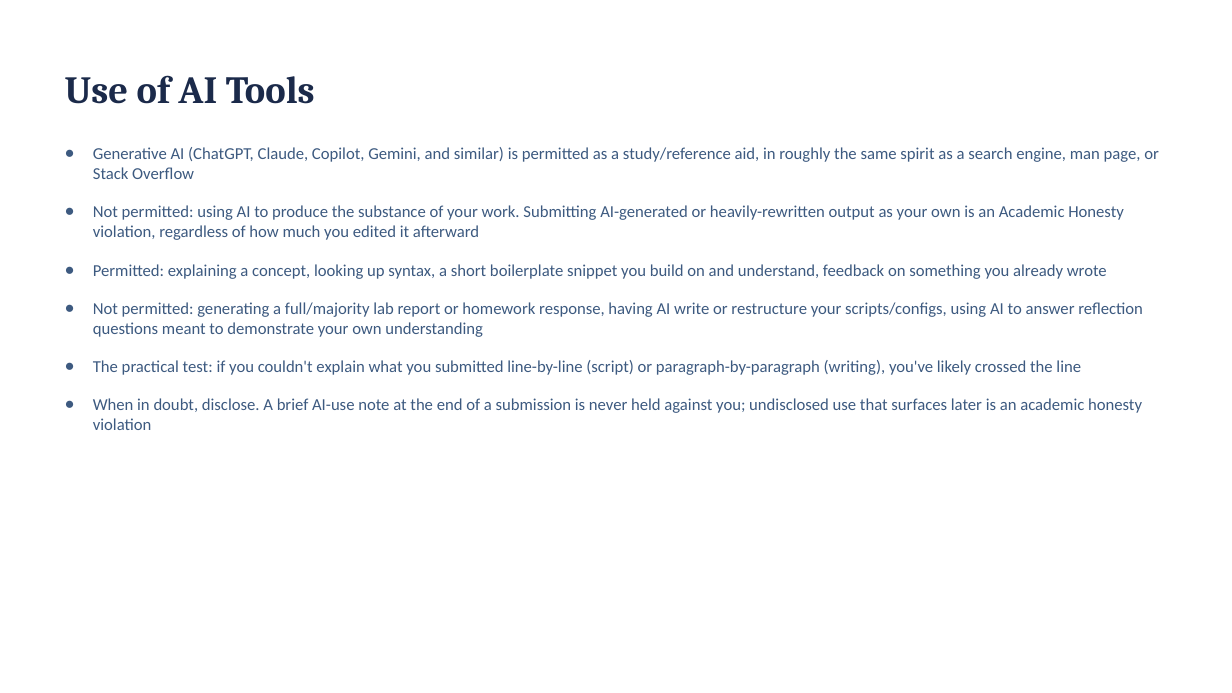
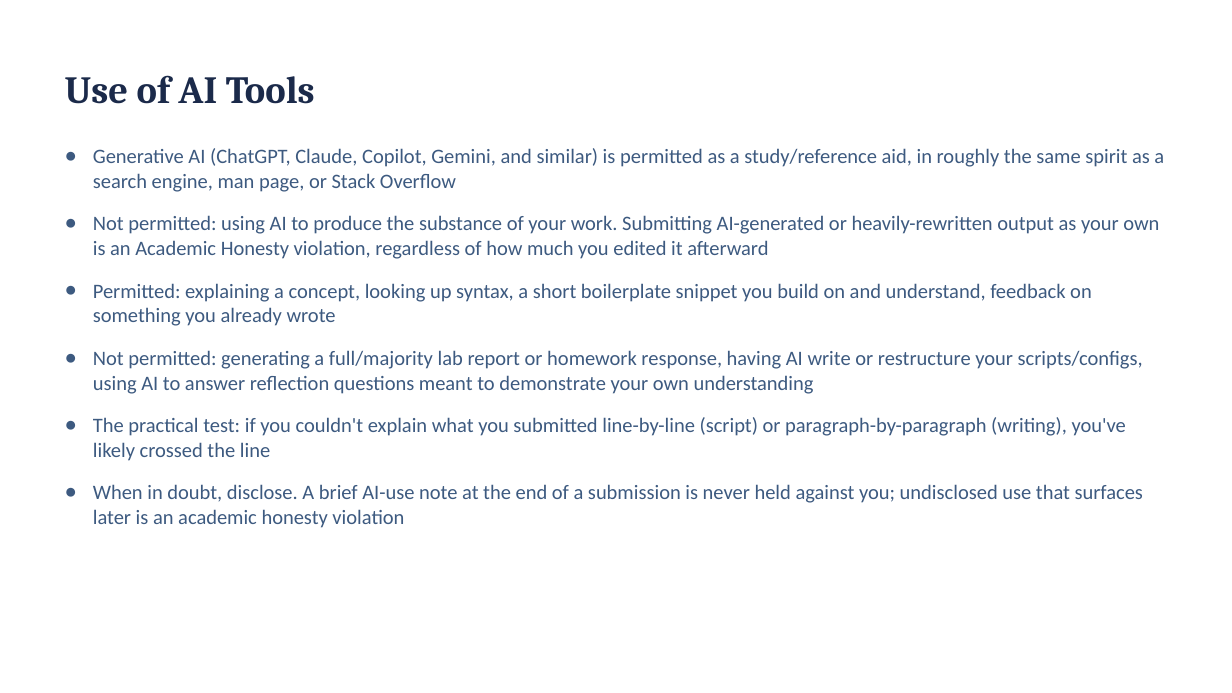
Before and after one commit to BYU-CYBER-444/byu-cyber-444.github.io, a slide deck: slide 19 of lectures/CYBER444_Week01_Introduction_and_Environment_Setup.pptx. Drawn at 1232x693 pixels with LibreOffice and Linux fonts; fonts in the diff are those of the drawing. Boxes give left, top, right and bottom in pixels: in the first picture for what was removed or moved away, otherwise in the second. Text is boxed around its words. In the diff, an @@ line names an element or a change of style, - is before the commit and + after.

```diff
--- a/lectures/CYBER444_Week01_Introduction_and_Environment_Setup.pptx
+++ b/lectures/CYBER444_Week01_Introduction_and_Environment_Setup.pptx
@@ text "Generative AI (ChatGPT, Claude, Copilot, ..." at bbox=[93, 148, 1164, 528]: size 13 to 16 pt @@
```
Also in this commit, not shown: 6 other slides changed, 5 slides added.
